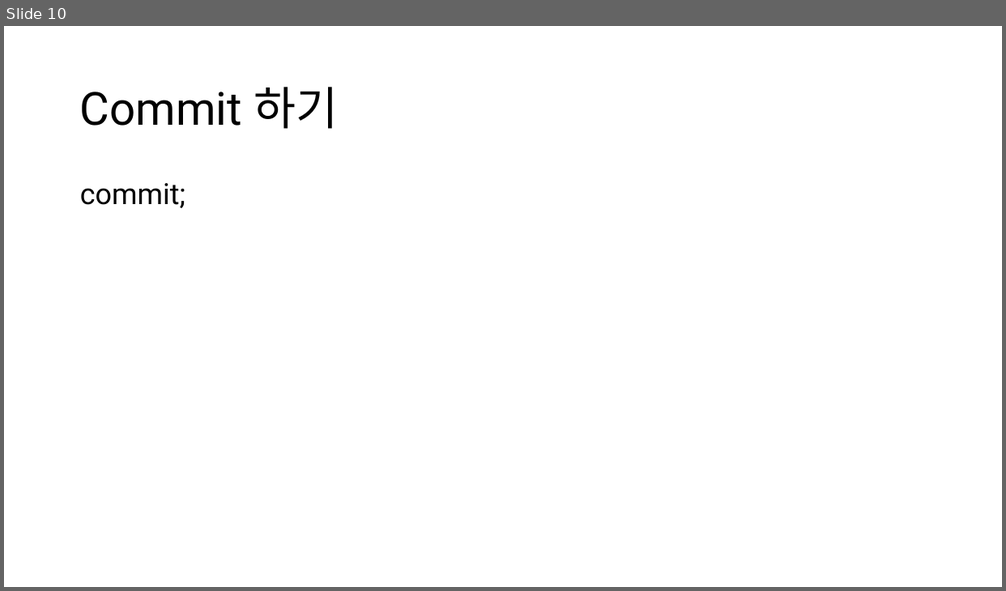
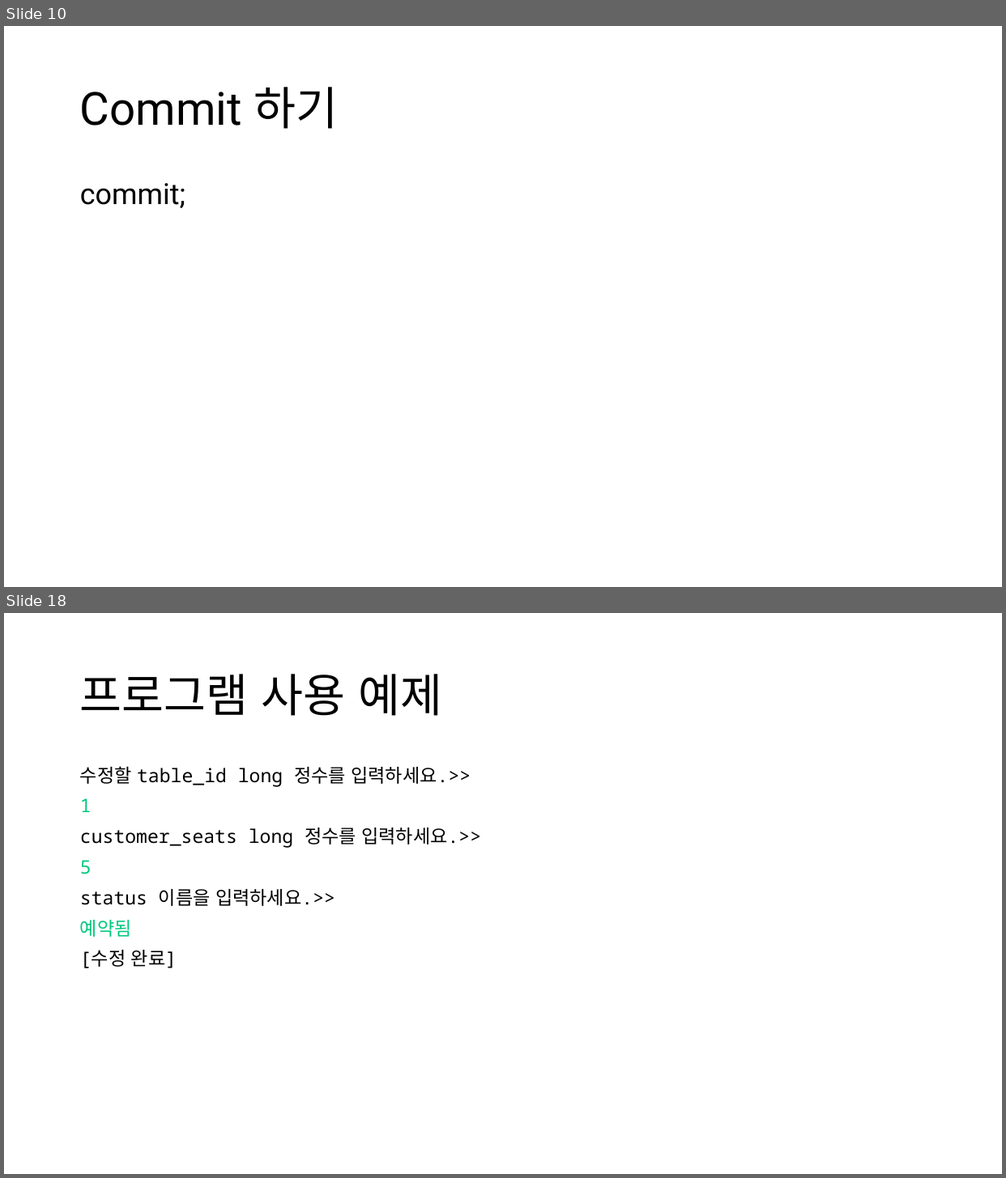
Before and after one commit to TaYaKi71751/gukbi, a slide deck: ppt/Oracle DB Project.pptx. Shown one above the other, each under a label of ours: slide 10 before the commit, slides 10 and 18 after it; the slides between them are not shown. The pictures are 1006x591 and 1006x1178 pixels, drawn with LibreOffice and Linux fonts; fonts in the diff are those of the drawing. Boxes give left, top, right and bottom in pixels: in the first picture for what was removed or moved away, otherwise in the second. Text is boxed around its words. In the diff, an @@ line names an element or a change of style, - is before the commit and + after.

```diff
--- a/ppt/Oracle DB Project.pptx
+++ b/ppt/Oracle DB Project.pptx
@@ slide 18 added at bbox=[4, 613, 1002, 1174], background #FFFFFF @@
@@ title added at bbox=[80, 674, 442, 716], 44 pt, text #000000 @@
+프로그램 사용 예제
@@ text added at bbox=[80, 766, 481, 969], 18 pt, text #000000 @@
+수정할 table_id long 정수를 입력하세요.>>
+1
+customer_seats long 정수를 입력하세요.>>
+5
+status 이름을 입력하세요.>>
+예약됨
+[수정 완료]
```
Also in this commit, not shown: 28 other slides added, 3 other files.
